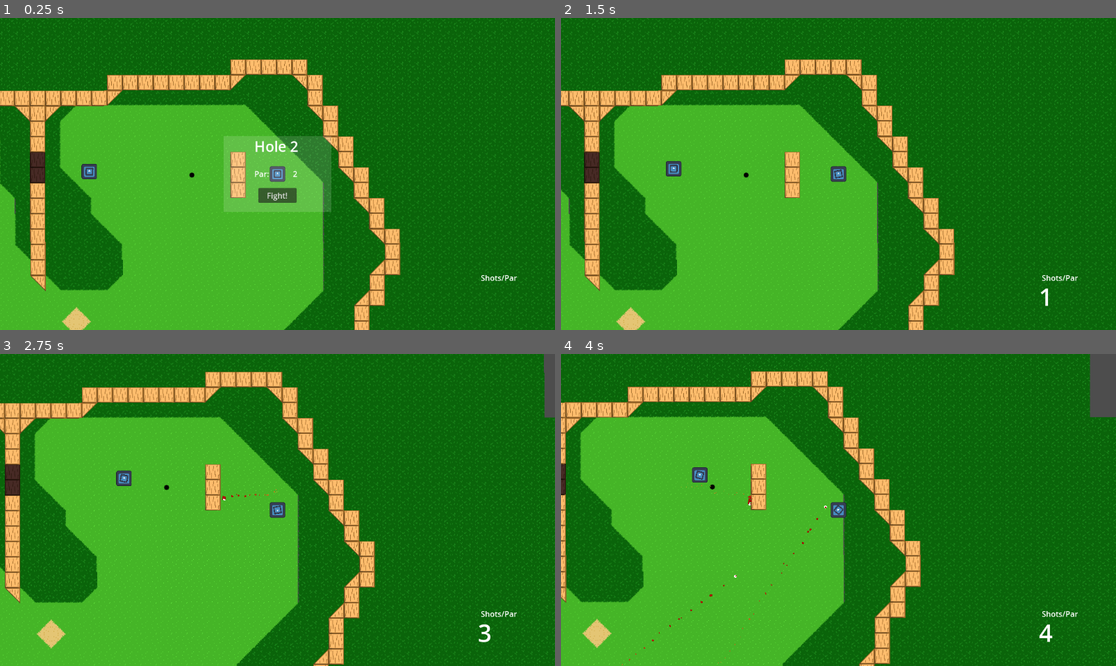
Above: before the commit, frames 1-4 (two rows, left to right).
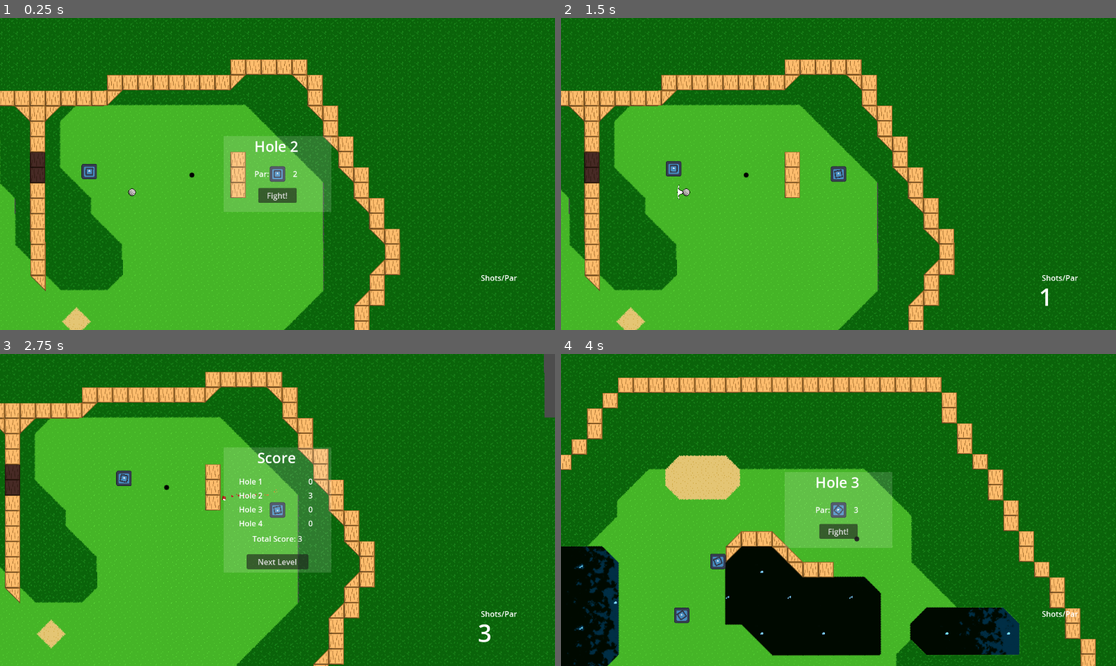
Above: after the commit, the same moments.

Repository: Sabertooth-Software/Bunker-Buster
Game: Godot game, scene res://Scenes/Levels/Hole 2.tscn
Two runs of this game, one before a commit and one after it. Both use one fixed random seed, a clock stepped at 60 frames per second and the inputs below. This scene is started directly instead of the project's main scene. The engine's default icon, where the game draws it, is replaced by a stand-in: a white triangle on a blue panel in a dark square.
Inputs (mouse positions are in pixels of both pictures, inside the frame that each line leads up to):
- Up to frame 1 (0.25 s): no input
- Up to frame 2 (1.5 s): click "Fight!" at 0.5 s; move the mouse to (960, 158) at 1.27 s; press the mouse at (960, 158) at 1.28 s; hold Right (right) from 1.28 s (still down)
- Up to frame 3 (2.75 s): move the mouse to (166, 525) at 2.02 s; release Right (right) at 2.03 s; release the mouse at (166, 525) at 2.03 s; hold S (down) from 2.03 s (still down); tap Space (shoot) at 2.1 s
- Up to frame 4 (4 s): release S (down) at 2.75 s; click (838, 563) at 2.75 s, where only the run after the commit has a clickable "Next Level"; move the mouse to (894, 441) at 3.52 s; press the mouse at (894, 441) at 3.53 s; hold Right (right) from 3.53 s (still down)

The runs differ from the first frame. In frame 1, less than 0.1% of the frame differs, in the area x 23-25%, y 54-58%; in frame 2, less than 0.1%; in frame 3, 7.5%; in frame 4, 46%, in the area x 0-100%, y 0-100%.

Commit message:
Set up all the holes

Diff:
--- a/Scenes/Levels/Hole 1.tscn
+++ b/Scenes/Levels/Hole 1.tscn
@@ -6,7 +6,6 @@
 [ext_resource type="PackedScene" uid="uid://bfc7fafn5cbnj" path="res://Scenes/Bullet.tscn" id="4_3cdn0"]
 [ext_resource type="PackedScene" uid="uid://hh271eak8f3q" path="res://Scenes/Characters/Enemies/red_tank.tscn" id="5_ahov5"]
 [ext_resource type="PackedScene" uid="uid://7sckx3547nbi" path="res://Scenes/Objects/golf_ball.tscn" id="6_x63pp"]
-[ext_resource type="PackedScene" uid="uid://bxv4iggssnkxr" path="res://Scenes/Components/LevelData.tscn" id="7_m8pjt"]
 [ext_resource type="PackedScene" uid="uid://dk0vl7gvy64nc" path="res://Scenes/Components/GUI.tscn" id="8_8bj48"]
 [ext_resource type="Script" path="res://Scripts/Objects/Hole.gd" id="9_i26ia"]
 
@@ -75,11 +74,6 @@
 [node name="GolfBall" parent="." instance=ExtResource("6_x63pp")]
 position = Vector2(630, -136)
 
-[node name="LevelData" parent="." instance=ExtResource("7_m8pjt")]
-par = 3
-current_level = "Hole 1"
-next_level = "Hole 2"
-
 [node name="GUI" parent="." instance=ExtResource("8_8bj48")]
 
 [node name="Area2D" type="Area2D" parent="."]
--- a/Scenes/Levels/Hole 2.tscn
+++ b/Scenes/Levels/Hole 2.tscn
@@ -7,8 +7,11 @@
 [ext_resource type="PackedScene" uid="uid://hh271eak8f3q" path="res://Scenes/Characters/Enemies/red_tank.tscn" id="5_kskr8"]
 [ext_resource type="PackedScene" uid="uid://7sckx3547nbi" path="res://Scenes/Objects/golf_ball.tscn" id="6_mpryr"]
 [ext_resource type="PackedScene" uid="uid://bqmrrq74v6qiu" path="res://Assets/Objects/Water.tscn" id="7_nmpfx"]
-[ext_resource type="PackedScene" uid="uid://bxv4iggssnkxr" path="res://Scenes/Components/LevelData.tscn" id="8_epxwc"]
+[ext_resource type="Script" path="res://Scripts/Objects/Hole.gd" id="9_5nuks"]
 [ext_resource type="PackedScene" uid="uid://dk0vl7gvy64nc" path="res://Scenes/Components/GUI.tscn" id="9_gh2k5"]
+
+[sub_resource type="CircleShape2D" id="CircleShape2D_ml2sx"]
+radius = 8.55482
 
 [node name="Node2D" type="Node2D"]
 
@@ -78,7 +81,7 @@
 target = NodePath("")
 
 [node name="GolfBall" parent="." instance=ExtResource("6_mpryr")]
-position = Vector2(-265, 274)
+position = Vector2(442, 288)
 
 [node name="Water" type="Node2D" parent="."]
 
@@ -100,9 +103,13 @@
 [node name="water6" parent="Water" instance=ExtResource("7_nmpfx")]
 position = Vector2(336, 832)
 
-[node name="LevelData" parent="." instance=ExtResource("8_epxwc")]
-par = 3
-current_level = "Hole 2"
-next_level = "Hole 3"
+[node name="GUI" parent="." instance=ExtResource("9_gh2k5")]
 
-[node name="GUI" parent="." instance=ExtResource("9_gh2k5")]
+[node name="Area2D" type="Area2D" parent="."]
+position = Vector2(566.576, 253.512)
+collision_layer = 0
+collision_mask = 64
+script = ExtResource("9_5nuks")
+
+[node name="CollisionShape2D" type="CollisionShape2D" parent="Area2D"]
+shape = SubResource("CircleShape2D_ml2sx")
--- a/Scenes/Levels/Hole 3.tscn
+++ b/Scenes/Levels/Hole 3.tscn
@@ -7,8 +7,11 @@
 [ext_resource type="PackedScene" uid="uid://hh271eak8f3q" path="res://Scenes/Characters/Enemies/red_tank.tscn" id="5_p6xgu"]
 [ext_resource type="PackedScene" uid="uid://7sckx3547nbi" path="res://Scenes/Objects/golf_ball.tscn" id="6_g4loe"]
 [ext_resource type="PackedScene" uid="uid://bqmrrq74v6qiu" path="res://Assets/Objects/Water.tscn" id="7_5fdf7"]
-[ext_resource type="PackedScene" uid="uid://bxv4iggssnkxr" path="res://Scenes/Components/LevelData.tscn" id="8_10hog"]
+[ext_resource type="Script" path="res://Scripts/Objects/Hole.gd" id="9_3n51a"]
 [ext_resource type="PackedScene" uid="uid://dk0vl7gvy64nc" path="res://Scenes/Components/GUI.tscn" id="9_22g5n"]
+
+[sub_resource type="CircleShape2D" id="CircleShape2D_ymlsw"]
+radius = 8.24621
 
 [node name="Node2D" type="Node2D"]
 
@@ -124,9 +127,12 @@
 [node name="water6" parent="Water" instance=ExtResource("7_5fdf7")]
 position = Vector2(112, -256)
 
-[node name="LevelData" parent="." instance=ExtResource("8_10hog")]
-par = 4
-current_level = "Hole 3"
-next_level = "Hole 4"
+[node name="GUI" parent="." instance=ExtResource("9_22g5n")]
 
-[node name="GUI" parent="." instance=ExtResource("9_22g5n")]
+[node name="Area2D" type="Area2D" parent="."]
+position = Vector2(630.736, -257.326)
+script = ExtResource("9_3n51a")
+
+[node name="CollisionShape2D" type="CollisionShape2D" parent="Area2D"]
+position = Vector2(-0.736267, -2.67416)
+shape = SubResource("CircleShape2D_ymlsw")
--- a/Scenes/Levels/Hole 4.tscn
+++ b/Scenes/Levels/Hole 4.tscn
@@ -7,7 +7,6 @@
 [ext_resource type="PackedScene" uid="uid://hh271eak8f3q" path="res://Scenes/Characters/Enemies/red_tank.tscn" id="5_kgf7q"]
 [ext_resource type="PackedScene" uid="uid://7sckx3547nbi" path="res://Scenes/Objects/golf_ball.tscn" id="6_qun68"]
 [ext_resource type="PackedScene" uid="uid://dk0vl7gvy64nc" path="res://Scenes/Components/GUI.tscn" id="7_xlvsu"]
-[ext_resource type="PackedScene" uid="uid://bxv4iggssnkxr" path="res://Scenes/Components/LevelData.tscn" id="8_4hmhe"]
 [ext_resource type="PackedScene" uid="uid://dx60xw6lergni" path="res://Scenes/Objects/hole.tscn" id="9_t7udp"]
 
 [node name="Node2D" type="Node2D"]
@@ -82,9 +81,4 @@
 
 [node name="GUI" parent="." instance=ExtResource("7_xlvsu")]
 
-[node name="LevelData" parent="." instance=ExtResource("8_4hmhe")]
-par = 4
-current_level = "Hole 4"
-next_level = "Hole 5"
-
 [node name="Hole" parent="." instance=ExtResource("9_t7udp")]
Not shown: 1 places in Scenes/Levels/Hole 1.tscn that only renumber resources
Not shown: 1 places in Scenes/Levels/Hole 2.tscn that only renumber resources
Not shown: 1 places in Scenes/Levels/Hole 3.tscn that only renumber resources
Not shown: 1 places in Scenes/Levels/Hole 4.tscn that only renumber resources
